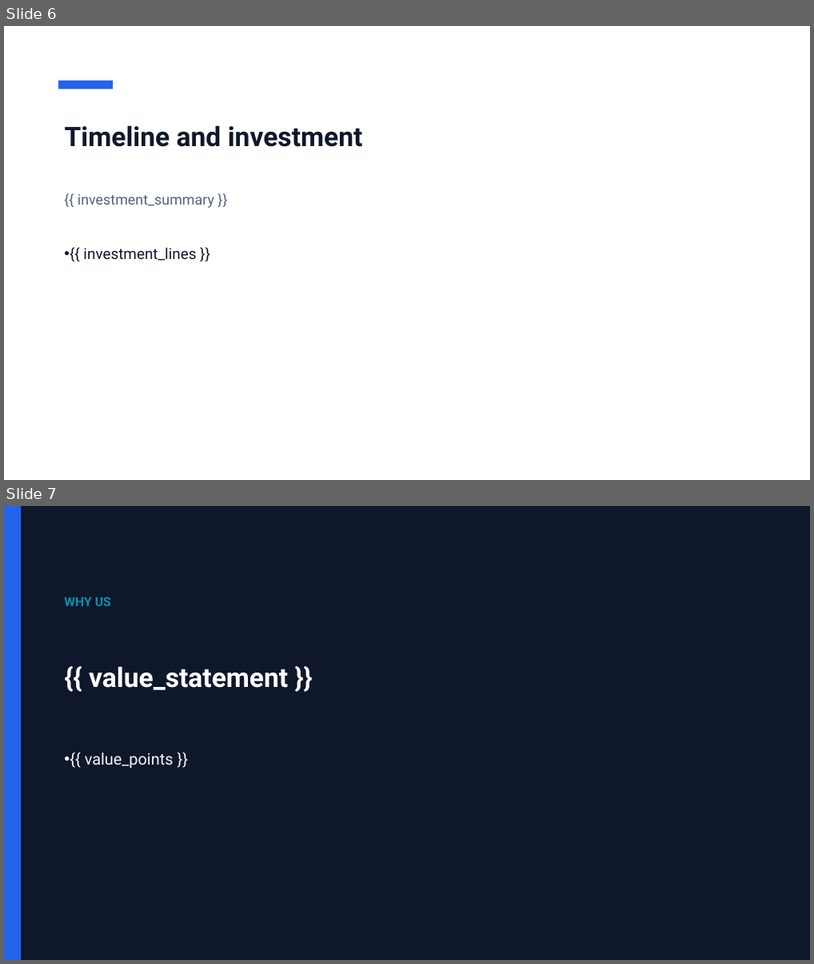
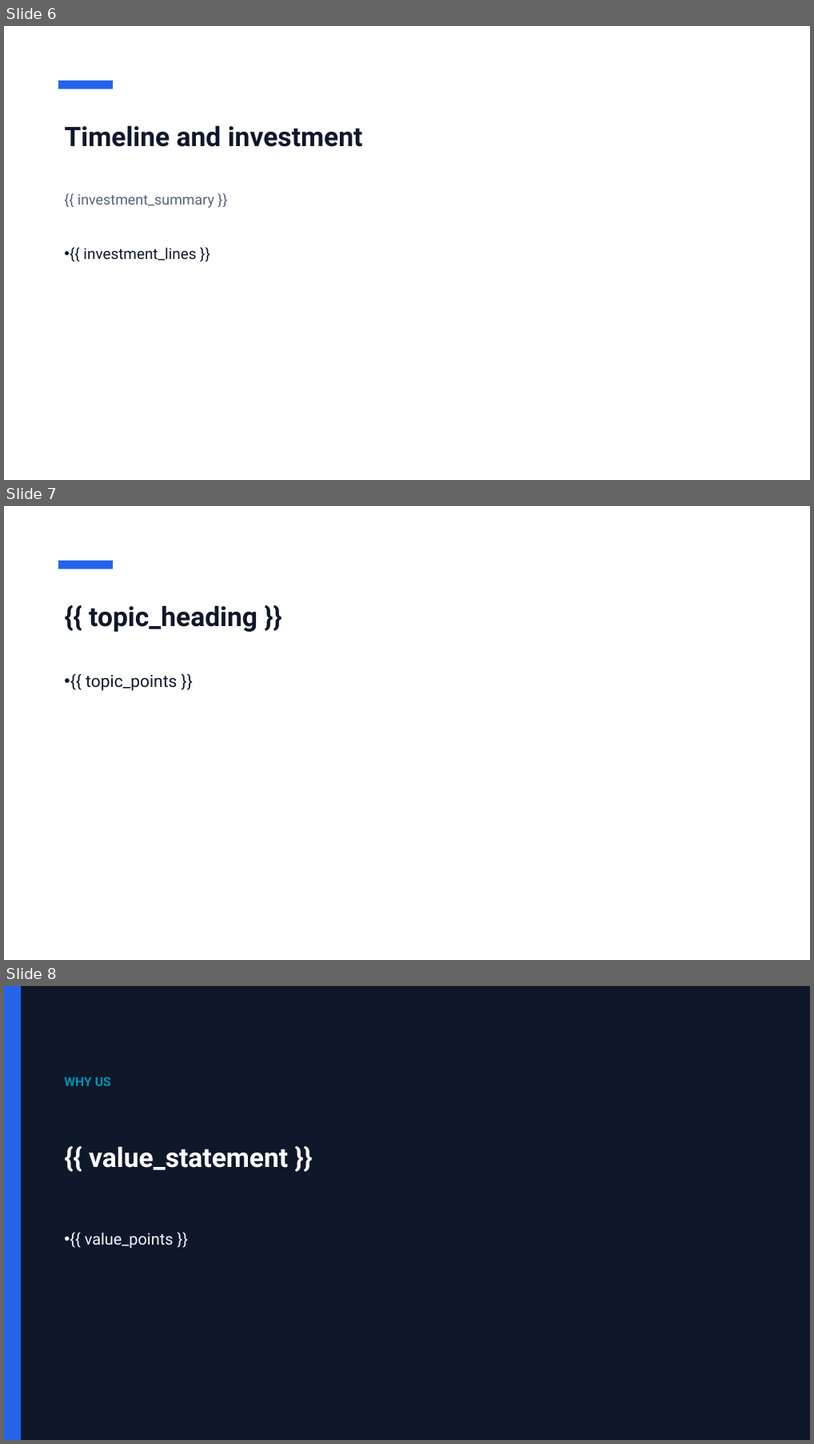
Before and after one commit to DolfusNegunda/doc_skills, a slide deck: building-document-templates/registry/_builtin/proposal/template.pptx. Shown one above the other, each under a label of ours: slides 6 and 7 before the commit, slides 6, 7 and 8 after it. The pictures are 814x964 and 814x1444 pixels, drawn with LibreOffice and Linux fonts; fonts in the diff are those of the drawing. Boxes give left, top, right and bottom in pixels: in the first picture for what was removed or moved away, otherwise in the second. Text is boxed around its words. In the diff, an @@ line names an element or a change of style, - is before the commit and + after.

```diff
--- a/building-document-templates/registry/_builtin/proposal/template.pptx
+++ b/building-document-templates/registry/_builtin/proposal/template.pptx
@@ slide 7 added at (4,506,810,960), background #FFFFFF @@
@@ rectangle added at (58,560,113,569), fill #2563EB @@
@@ title added at (89,605,258,632), 32 pt, text #0F172A, bold @@
+{{ topic_heading }}
@@ text added at (86,675,177,691), 20 pt, text #0F172A @@
+• {{ topic_points }}
@@ what was slide 7 is now slide 8 @@
```
Also in this commit, not shown: 11 other files.
